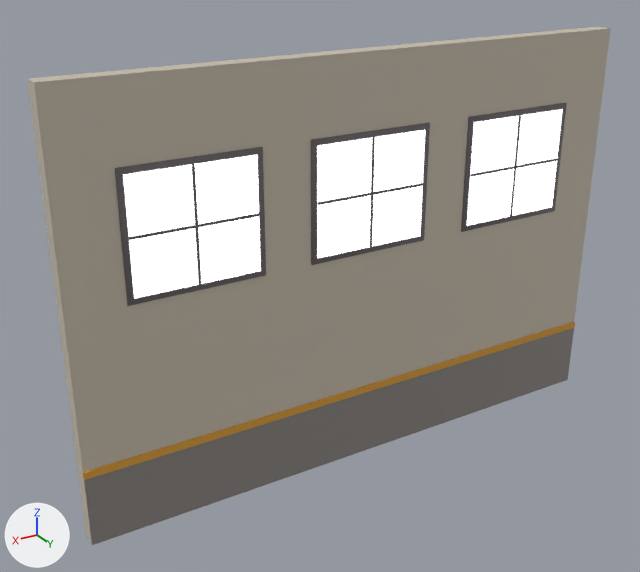
An edit to the FBX model Assets/Resources/Models/depot_wall.fbx, drawn before and after from the same camera.
Camera for both pictures: a 50 mm lens placed at (7.63, 11.17, 8.99), pointed at (0.7, -0.39, 3.21). The axes (+X, +Y, +Z) are drawn at lower left. The lights are the same throughout. The older version comes first. Where no turn or scale is listed for an object, it has been applied to the vertices. Vertices at exactly the same position are counted once.

In view in the first picture: 'depot_wall'.
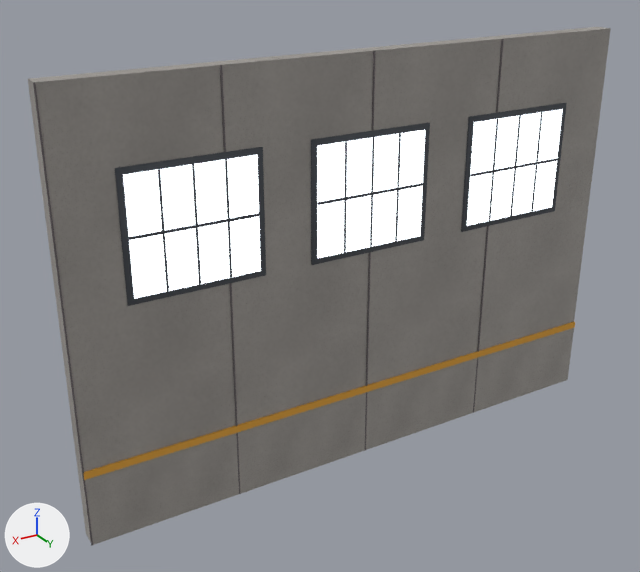
Diff of the bpy script that builds the scene:
```diff
--- a/Assets/Resources/Models/depot_wall.fbx.py
+++ b/Assets/Resources/Models/depot_wall.fbx.py
@@ mat_tex_concrete @@
+mat_tex_concrete = bpy.data.materials.new('tex_concrete')
+# uses the picture img_concrete_n_png
+# uses the picture img_concrete_png
@@ mat_matte_4a4e54 @@
+mat_matte_4a4e54 = principled_material('matte_4A4E54')
+mat_matte_4a4e54.base_color = (0.0685, 0.0762, 0.0887)  # dark grey #4a4e54
+mat_matte_4a4e54.roughness = 0.9
@@ me_depot_wall @@
-me_depot_wall.from_pydata(...)  # 260 vertices, 234 faces; spans x -5.0..5.0, y -0.3..0.05, z 0.0..7.0
-me_depot_wall.materials.append(mat_shiny_e0a23a)  # orange #e0a23a
+me_depot_wall.from_pydata(...)  # 340 vertices, 294 faces; spans x -5.0..5.01, y -0.3..0.05, z 0.0..7.0
+# me_depot_wall part 1: a new loose piece, a box spanning x 4.988..5.012, y 0.005..0.025, z 0.0..7.0, in mat_matte_6b6466 (dark grey #6b6466)
+# me_depot_wall part 2: a new loose piece, a box spanning x 2.488..2.512, y 0.005..0.025, z 0.0..7.0, in mat_matte_6b6466 (dark grey #6b6466)
+# me_depot_wall part 3: a new loose piece, a box spanning x -0.012..0.012, y 0.005..0.025, z 0.0..7.0, in mat_matte_6b6466 (dark grey #6b6466)
+# me_depot_wall part 4: a new loose piece, a box spanning x -2.512..-2.488, y 0.005..0.025, z 0.0..7.0, in mat_matte_6b6466 (dark grey #6b6466)
+# me_depot_wall part 5: the loose piece of 8 vertices spanning x -0.02..0.02, y 0.03..0.05, z 3.9..5.7 is moved by (3.5, 0.0, 0.0), in mat_matte_4a4e54 (dark grey #4a4e54)
+# me_depot_wall part 6: a new loose piece, a box spanning x 2.485..2.515, y 0.03..0.05, z 3.9..5.7, in mat_matte_4a4e54 (dark grey #4a4e54)
+# me_depot_wall part 7: a new loose piece, a box spanning x 0.485..0.515, y 0.03..0.05, z 3.9..5.7, in mat_matte_4a4e54 (dark grey #4a4e54)
+# me_depot_wall part 8: a new loose piece, a box spanning x -0.015..0.015, y 0.03..0.05, z 3.9..5.7, in mat_matte_4a4e54 (dark grey #4a4e54)
+# me_depot_wall part 9: a new loose piece, a box spanning x -0.515..-0.485, y 0.03..0.05, z 3.9..5.7, in mat_matte_4a4e54 (dark grey #4a4e54)
+# me_depot_wall part 10: a new loose piece, a box spanning x -2.515..-2.485, y 0.03..0.05, z 3.9..5.7, in mat_matte_4a4e54 (dark grey #4a4e54)
+# me_depot_wall part 11: a new loose piece, a box spanning x -3.515..-3.485, y 0.03..0.05, z 3.9..5.7, in mat_matte_4a4e54 (dark grey #4a4e54)
+# me_depot_wall part 12: 6 faces spanning x -5.0..5.0, y -0.3..0.0, z 0.0..7.0 switch from mat_col_c9bfae (light grey #c9bfae) to mat_tex_concrete
+# me_depot_wall part 13: 6 faces spanning x -5.0..5.0, y 0.0..0.02, z 0.0..1.2 switch from mat_col_8c8682 (grey #8c8682) to mat_tex_concrete
+# me_depot_wall part 14: 192 faces spanning x -4.1..4.1, y 0.0..0.05, z 3.8..5.8 switch from mat_col_6b6466 (dark grey #6b6466) to mat_matte_4a4e54 (dark grey #4a4e54)
 me_depot_wall.materials.append(mat_glow_e8f0f6)
+me_depot_wall.materials.append(mat_matte_6b6466)  # dark grey #6b6466
+me_depot_wall.materials.append(mat_matte_e0a23a)  # orange #e0a23a
```

Pixel boxes (x1, y1, x2, y2) of what changed, in the pictures (640 x 572 px; the box of a moved part takes in the faces that stretch with it):
part 1 of me_depot_wall, added: after (33, 82, 93, 545)
part 2 of me_depot_wall, added: after (220, 65, 240, 494)
part 3 of me_depot_wall, added: after (365, 51, 376, 450)
part 4 of me_depot_wall, added: after (473, 39, 504, 413)
part 5 of me_depot_wall, moved or reshaped: before (370, 137, 375, 247); after (158, 169, 169, 292)
part 6 of me_depot_wall, added: after (225, 159, 232, 278)
part 7 of me_depot_wall, added: after (344, 141, 347, 253)
part 8 of me_depot_wall, added: after (370, 137, 375, 247)
part 9 of me_depot_wall, added: after (395, 133, 401, 242)
part 10 of me_depot_wall, added: after (489, 119, 498, 221)
part 11 of me_depot_wall, added: after (531, 112, 543, 212)
part 12 of me_depot_wall, recoloured: (28, 27, 611, 542) in both
part 13 of me_depot_wall, recoloured: (85, 331, 573, 545) in both
part 14 of me_depot_wall, recoloured: (115, 103, 567, 306) in both
